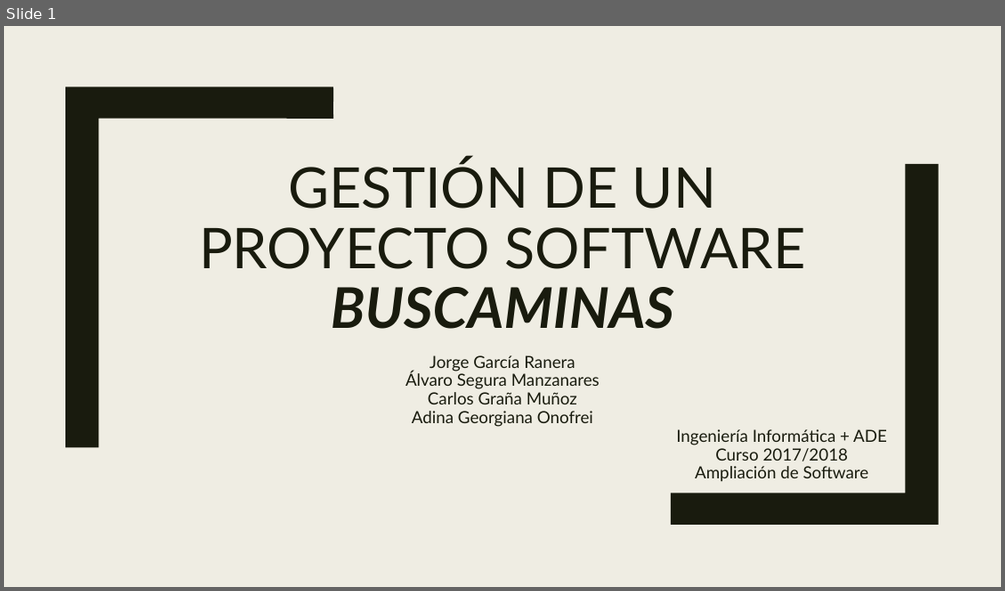
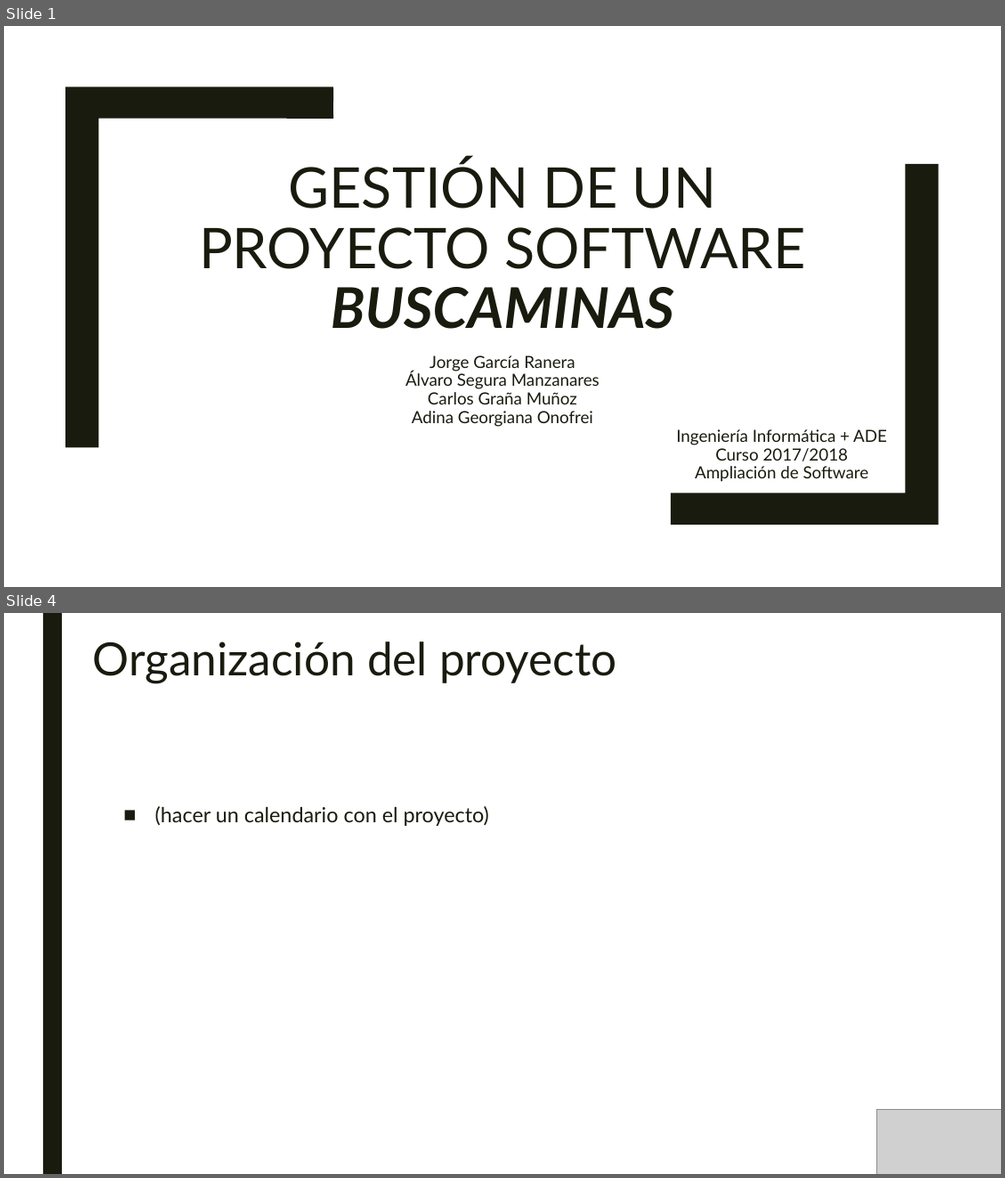
Before and after one commit to SombraJ/practicaAIS, a slide deck: Gestión de un proyecto Software.pptx. Shown one above the other, each under a label of ours: slide 1 before the commit, slides 1 and 4 after it; the slides between them are not shown. The pictures are 1005x591 and 1005x1178 pixels, drawn with LibreOffice and Linux fonts; fonts in the diff are those of the drawing; grey boxes stand for pictures. Boxes give left, top, right and bottom in pixels: in the first picture for what was removed or moved away, otherwise in the second. Text is boxed around its words. In the diff, an @@ line names an element or a change of style, - is before the commit and + after.

```diff
--- a/Gestión de un proyecto Software.pptx
+++ b/Gestión de un proyecto Software.pptx
@@ slide 4 added at (4,613,1001,1174), background #FFFFFF @@
@@ rectangle added at (43,613,62,1174), fill #191B0E @@
@@ title added at (93,641,616,684), 44 pt, text #191B0E @@
+Organización del proyecto
@@ text added at (155,806,489,826), 20 pt, text #191B0E @@
+■ (hacer un calendario con el proyecto)
@@ picture added at (877,1110,1001,1174) @@
@@ slide 1 changed as well @@
@@ background #EFEDE3 to #FFFFFF @@
```
Also in this commit, not shown: 3 other slides changed, 11 other slides added, 1 slide removed.
